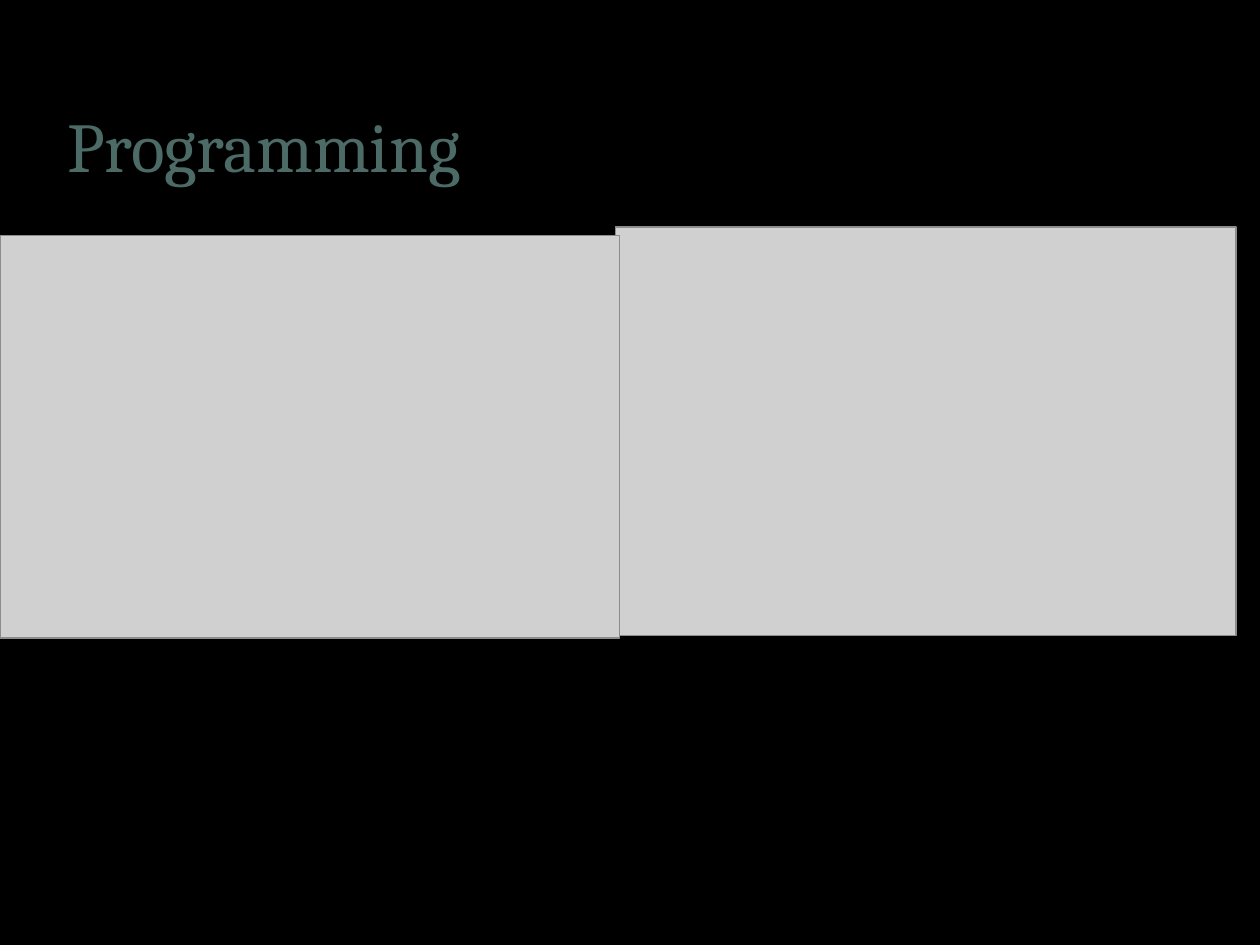
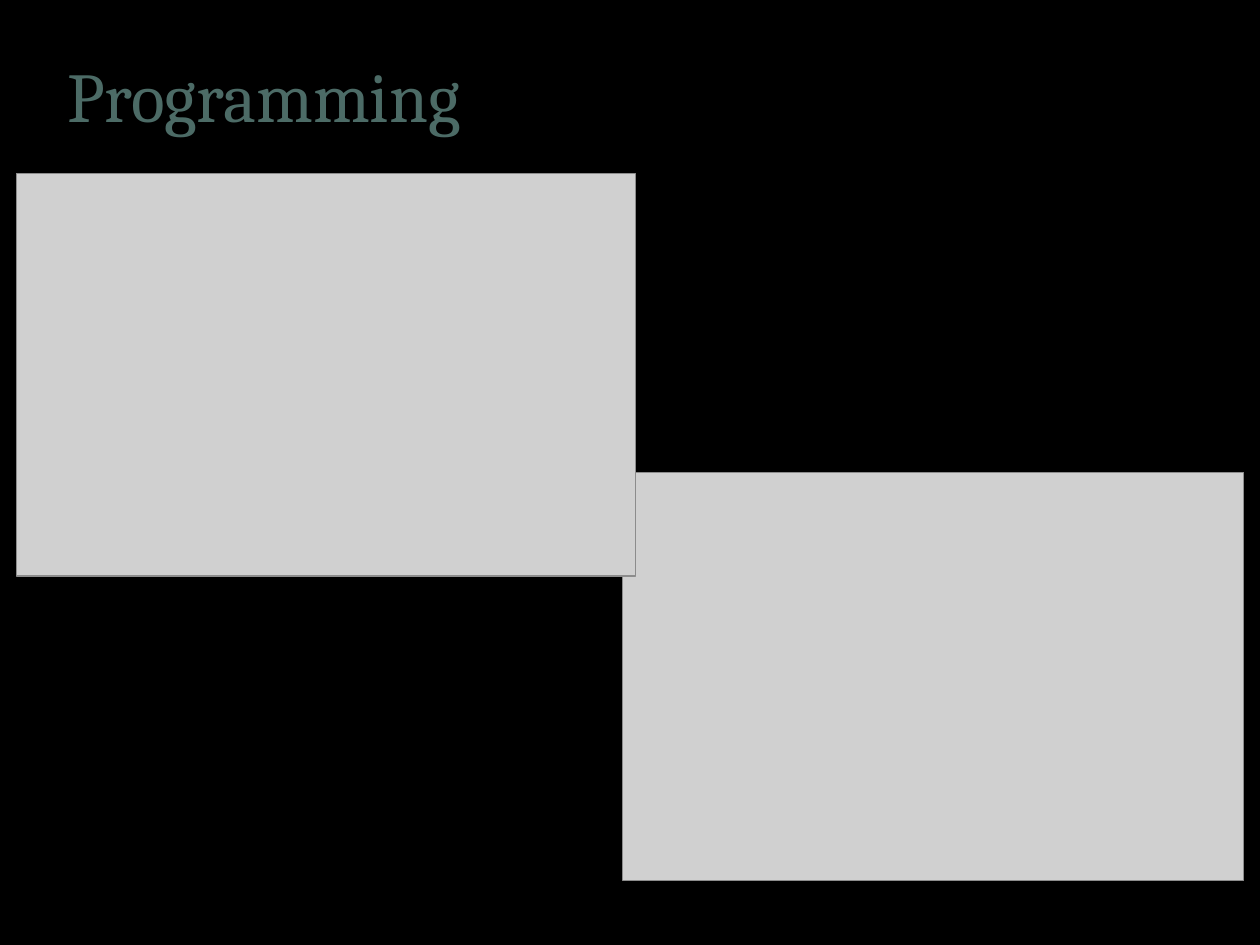
Before and after one commit to CharlotteElle/GyroProject, a slide deck: slide 12 of Project_Presentation.pptx (slide 5 before the commit). Drawn at 1260x945 pixels with LibreOffice and Linux fonts; fonts in the diff are those of the drawing; grey boxes stand for pictures; background and template pictures are left out. Boxes give left, top, right and bottom in pixels: in the first picture for what was removed or moved away, otherwise in the second. Text is boxed around its words. In the diff, an @@ line names an element or a change of style, - is before the commit and + after.

```diff
--- a/Project_Presentation.pptx
+++ b/Project_Presentation.pptx
@@ title "Programming": place and size @@
-title "Programming" at (67, 125, 460, 187)
+title "Programming" at (67, 75, 460, 137)
@@ picture: place and size @@
-picture at (0, 236, 620, 638)
+picture at (16, 174, 636, 576)
@@ picture: place and size @@
-picture at (615, 227, 1236, 635)
+picture at (622, 472, 1244, 881)
```
Also in this commit, not shown: 6 other slides changed, 5 slides added, 4 slides removed.
